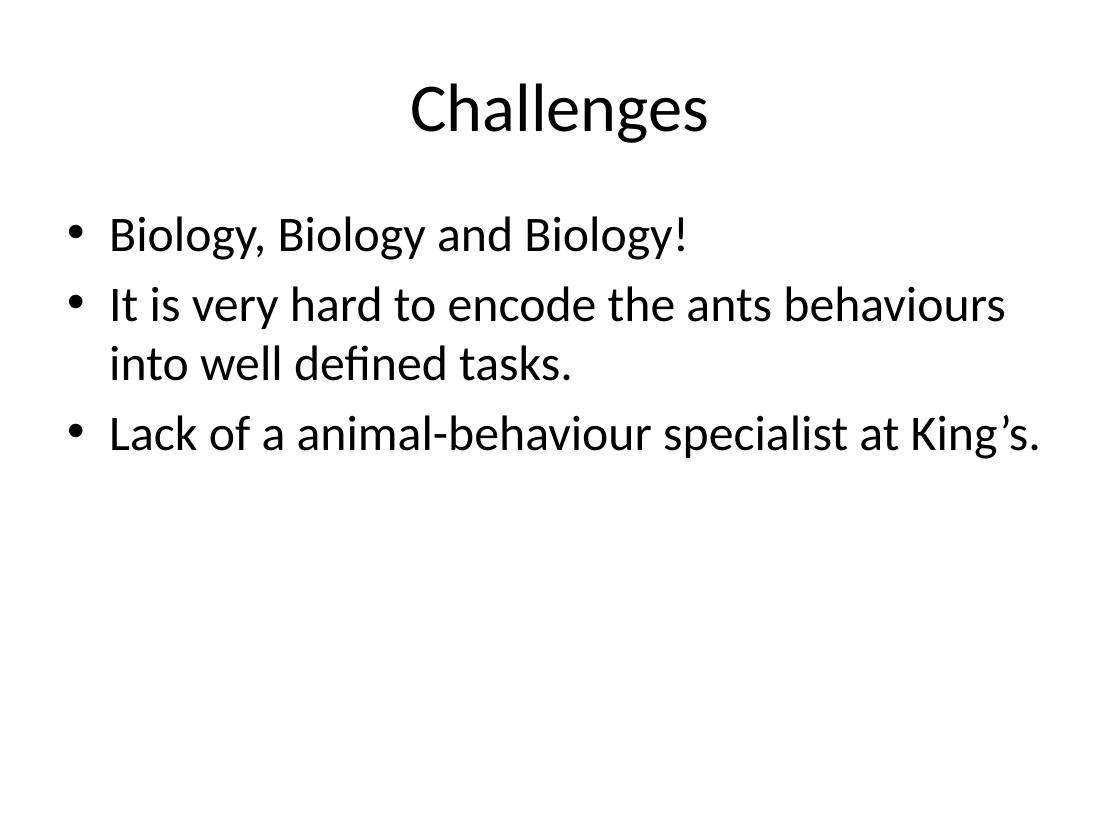
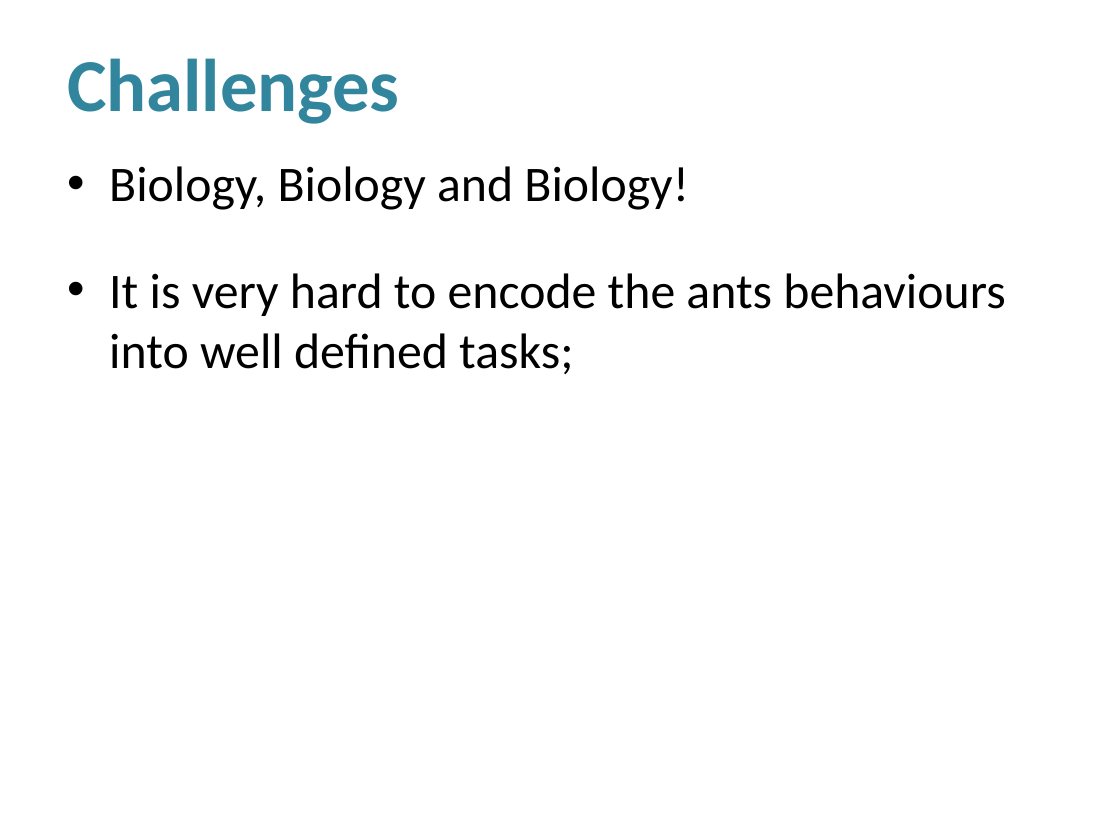
Before and after one commit to luiz-filipe/msc-project, a slide deck: slide 11 of presentation-june/Presentation.pptx (slide 13 before the commit). Drawn at 1120x840 pixels with LibreOffice and Linux fonts; fonts in the diff are those of the drawing; background and template pictures are left out. Boxes give left, top, right and bottom in pixels: in the first picture for what was removed or moved away, otherwise in the second. Text is boxed around its words. In the diff, an @@ line names an element or a change of style, - is before the commit and + after.

```diff
--- a/presentation-june/Presentation.pptx
+++ b/presentation-june/Presentation.pptx
@@ title "Challenges" at bbox=[67, 58, 399, 124]: size 44 to 48 pt, text colour #000000 to #31859C, bold on; alignment centre to left @@
@@ text "Biology, Biology and Biology!": place and size @@
-text "Biology, Biology and Biology!" at bbox=[109, 216, 1041, 459]
+text "Biology, Biology and Biology!" at bbox=[109, 166, 1005, 374]
@@ text at bbox=[109, 273, 1005, 374]: text changed @@
-• It is very hard to encode the ants behaviours into well defined tasks.
-• Lack of a animal-behaviour specialist at King’s.
+• It is very hard to encode the ants behaviours into well defined tasks;
```
Also in this commit, not shown: 8 other slides changed, 4 slides added, 5 slides removed, 13 other files.
